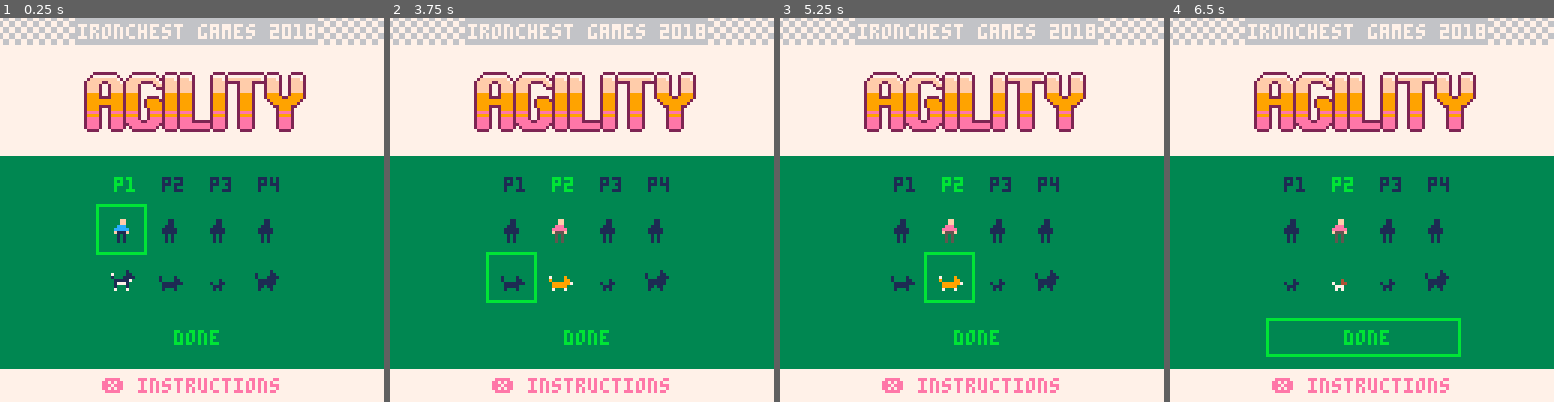
Above: before the commit, frames 1-4 (left to right).
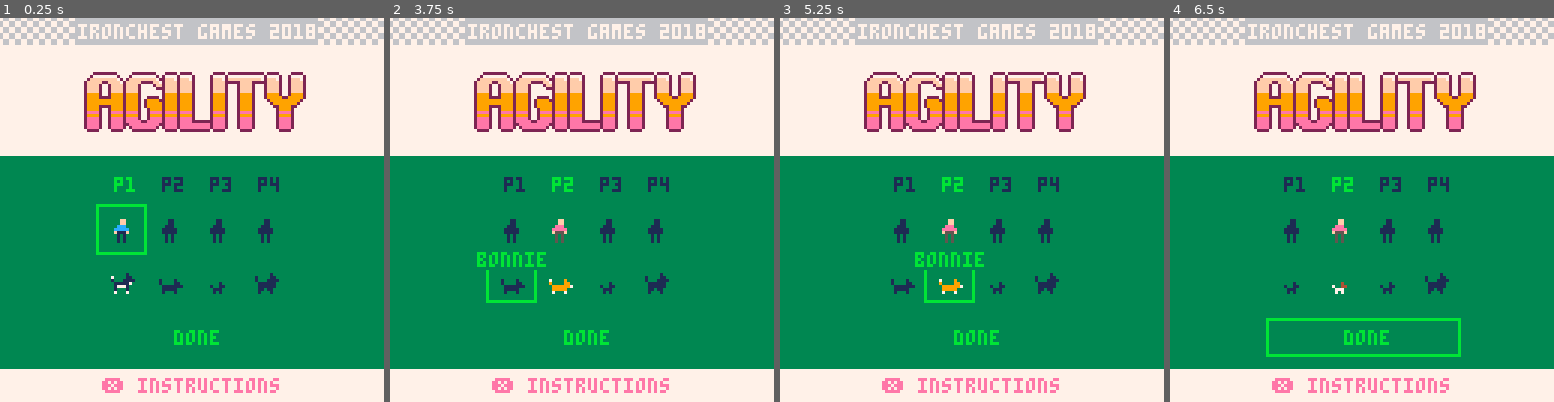
Above: after the commit, the same moments.

Repository: ironchestgames/pico-8-carts
Game: PICO-8 cartridge agility.p8
Two runs of this game, one before a commit and one after it. Both use one fixed random seed, a clock stepped at 60 frames per second and the inputs below.
Inputs:
- Up to frame 1 (0.25 s): no input
- Up to frame 2 (3.75 s): tap X (X key) at 0.33, 1.07, 1.85, 2.97 s; tap O (Z key) at 0.7, 1.7, 2.1, 2.5, 2.9, 3.3, 3.7 s; hold Right 1.6-2.1 s; hold Up 2.15-2.42 s; hold Right 2.47-3.03 s; hold Left 3.08-3.58 s; hold Down from 3.63 s (still down)
- Up to frame 3 (5.25 s): release Down at 3.97 s; hold Right 4.02-4.68 s; tap X (X key) at 4.08, 5.2 s; tap O (Z key) at 4.1, 4.5, 4.9 s; hold Up 4.73-5.03 s; hold Left from 5.08 s (still down)
- Up to frame 4 (6.5 s): tap O (Z key) at 5.3, 5.7, 6.1 s; release Left at 5.68 s; hold Down 5.73-6.03 s; hold Right from 6.08 s (still down); tap X (X key) at 6.32 s

The runs differ from the first frame. In frame 1, 0.4% of the frame differs, in the area x 28-73%, y 65-72%; in frame 2, 0.8%, in the area x 22-73%, y 60-72%; in frame 3, 0.8%; in frame 4, 0.3%.

Commit message:
agility - new courses, dog name in menu and on best times

Diff:
--- a/agility.p8
+++ b/agility.p8
@@ -173,6 +173,8 @@
  d.attentioncount=0
  d.state=state_idle
  d.targetentry=nil
+
+ d.id=conf.id
 
  d.attentionr=conf.attentionr
  d.runspd=conf.runspd
@@ -536,43 +538,49 @@
   sprstart=16,
   attentionr=48,
   runspd=0.6,
-  sendspd=1,
+  sendspd=1.2,
   name='trixie',
+  id=1,
  },
  { -- corgi
   sprstart=32,
   attentionr=48,
   runspd=0.6,
-  sendspd=1,
+  sendspd=1.2,
   name='bonnie',
+  id=2,
  },
  { -- jack russel
   sprstart=23,
   attentionr=48,
   runspd=0.6,
-  sendspd=1,
+  sendspd=1.2,
   name='jack',
+  id=3,
  },
  { -- collie
   sprstart=39,
   attentionr=48,
   runspd=0.6,
-  sendspd=1,
+  sendspd=1.2,
   name='lassie',
+  id=4,
  },
  { -- papillon
   sprstart=48,
   attentionr=48,
   runspd=0.6,
-  sendspd=1,
-  name='pixie',
+  sendspd=1.2,
+  name='pootch',
+  id=5,
  },
  { -- belgian
   sprstart=55,
   attentionr=48,
   runspd=0.6,
-  sendspd=1,
+  sendspd=1.2,
   name='arjen',
+  id=6,
  },
 }
 
@@ -712,11 +720,14 @@
  loadcourse(4),
  loadcourse(5),
  loadcourse(6),
+ loadcourse(7),
+ loadcourse(8),
  loadcourse(9),
  loadcourse(10),
  loadcourse(11),
  loadcourse(12),
  loadcourse(13),
+ loadcourse(14),
 }
 
 currentcourseidx=1
@@ -1214,10 +1225,19 @@
    coursetime=timertick,
   }
 
+  -- persist time and dog
   local currentcourseconf=courses[currentcourseidx]
   if dget(currentcourseconf.coursenr) == 0 or
      dget(currentcourseconf.coursenr) > timertick then
    dset(currentcourseconf.coursenr,timertick)
+   local i=0
+   while i <= #breeds do
+    i+=1
+    if breeds[i].id == dog.id then
+     break
+    end
+   end
+   dset(currentcourseconf.coursenr+24,i)
    obj.ishighscore=true
   end
 
@@ -2029,7 +2049,7 @@
    pal(5,1,0)
    pal(15,1,0)
   end
-  spr(breeds[playerconf.dog].sprstart,_x+5,_y+5)
+  spr(breeds[playerconf.dog].sprstart,_x+5,_y+6)
   pal()
 
   i+=1
@@ -2042,16 +2062,24 @@
  -- draw selection rect
  local x=offx+(menux-1)*16
  local y=offy+(menuy-1)*16
- color(11)
+ local col=11
  if blink() then
-  color(7)
+  col=7
  end
  if menuy < 3 then
-  rect(x,y,x+16,y+16)
+  rect(x,y,x+16,y+16,col)
+
+  -- draw dog name
+  if menuy == 2 then
+   rect(x,y,x+16,y+5,3)
+   local s=breeds[playerconfs[menux].dog].name
+   print(s,x+9-#s*2,y,col)
+  end
+
  else
   local _offy=offy+38
-  rect(offx,_offy,offx+16*4,_offy+12)
-  print(donestr,58,offy+42)
+  rect(offx,_offy,offx+16*4,_offy+12,col)
+  print(donestr,58,offy+42,col)
  end
 
  -- draw instructions text
@@ -2311,10 +2339,12 @@
    offy+courses[currentcourseidx].handlerpos[2]/2)
 
  -- draw best time for current course
- local besttime=dget(courses[currentcourseidx].coursenr)
+ local coursenr=courses[currentcourseidx].coursenr
+ local besttime=dget(coursenr)
  local s='--:--.--'
  if besttime != 0 then
-  s=ticktotimestr(besttime)
+  local dogidx=dget(coursenr+24)
+  s=ticktotimestr(besttime)..' ('..breeds[dogidx].name..')'
  end
  print('best time:',58,90,14)
  print(s,58,100,14)
Not shown, changed: 25 lines of the sprite sheet (__gfx__) section of agility.p8
